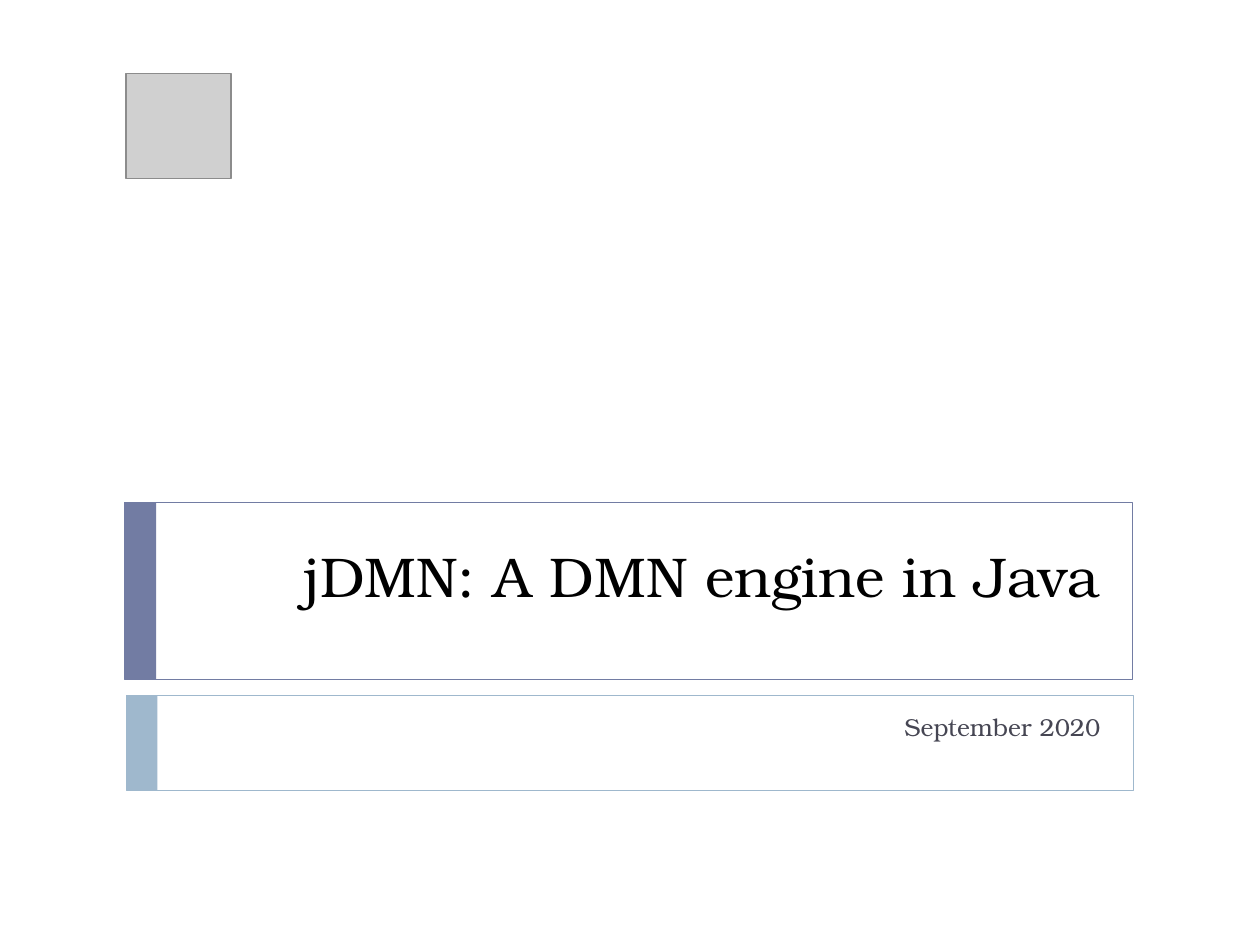
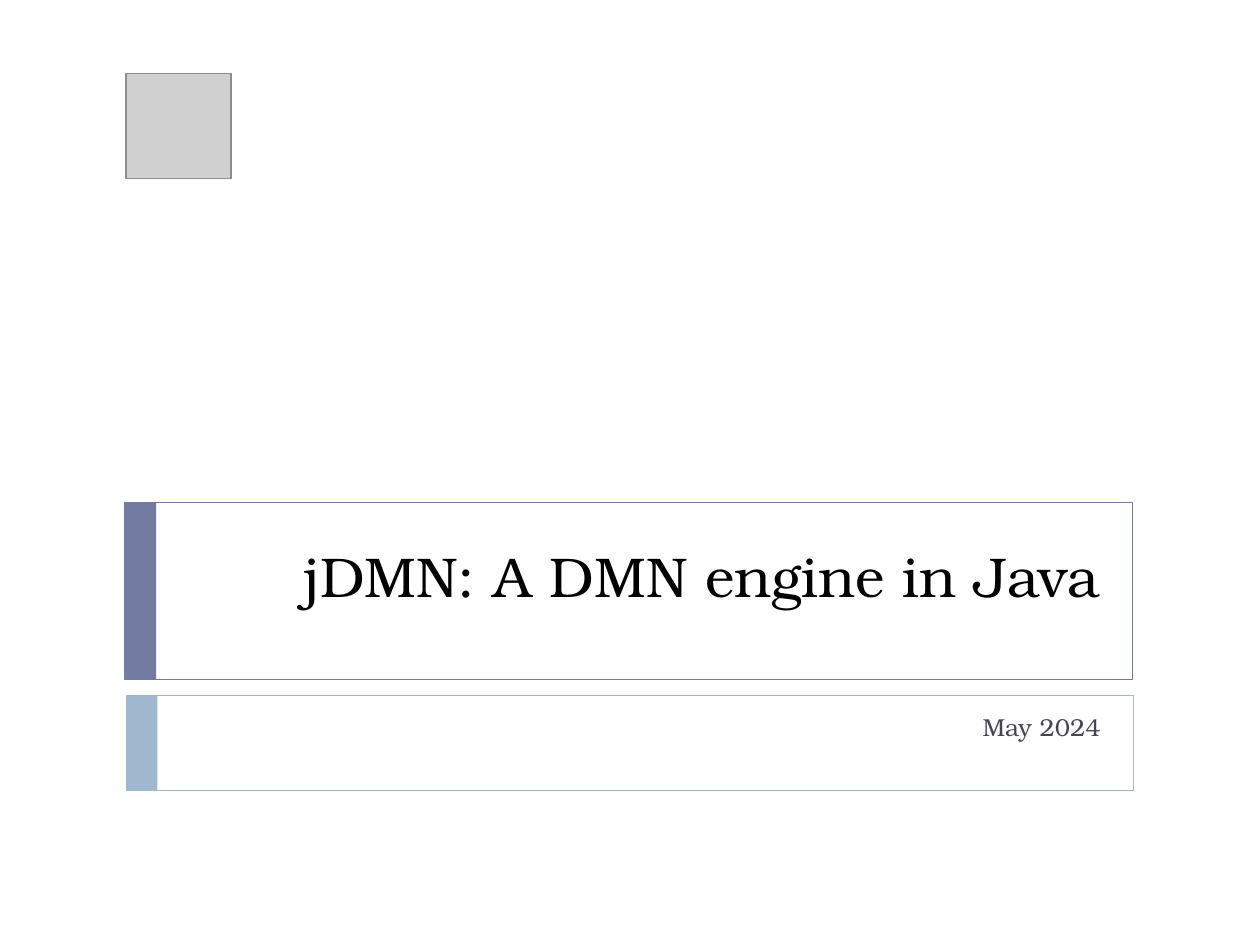
Before and after one commit to goldmansachs/jdmn, a slide deck: slide 1 of docs/jDMN.pptx. Drawn at 1260x945 pixels with LibreOffice and Linux fonts; fonts in the diff are those of the drawing; grey boxes stand for pictures. Boxes give left, top, right and bottom in pixels: in the first picture for what was removed or moved away, otherwise in the second. Text is boxed around its words. In the diff, an @@ line names an element or a change of style, - is before the commit and + after.

```diff
--- a/docs/jDMN.pptx
+++ b/docs/jDMN.pptx
@@ subtitle at (983, 719, 1101, 742): text changed @@
-September 2020
+May 2024
```
Also in this commit, not shown: 5 other slides changed, 4 slides added, 3 slides removed, 2 other files.
